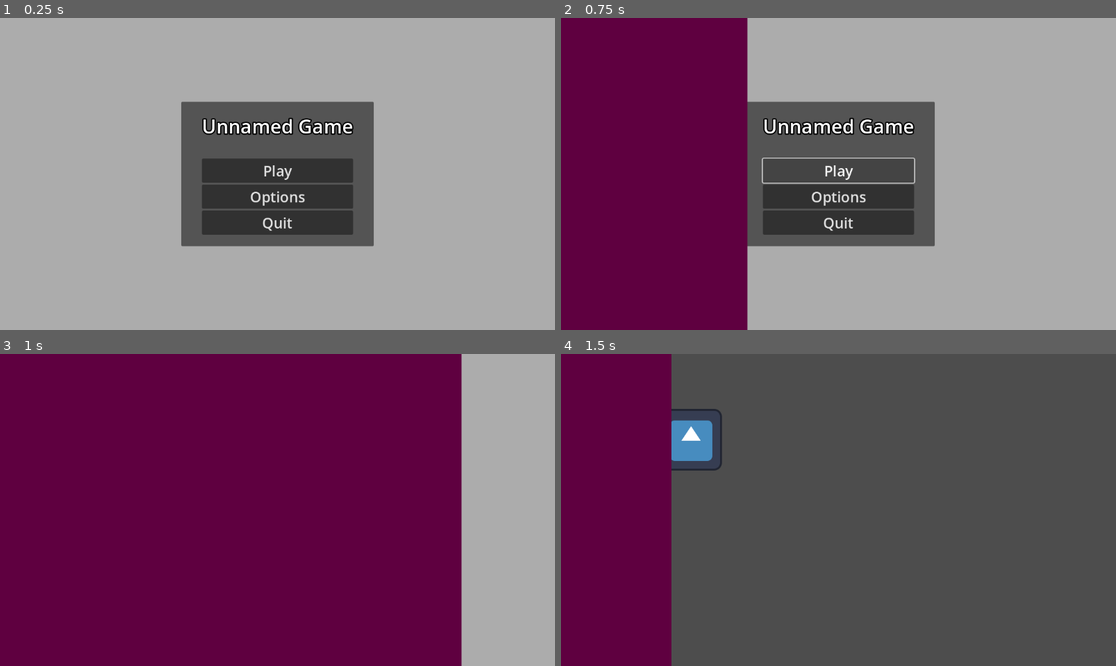
Above: before the commit, frames 1-4 (two rows, left to right).
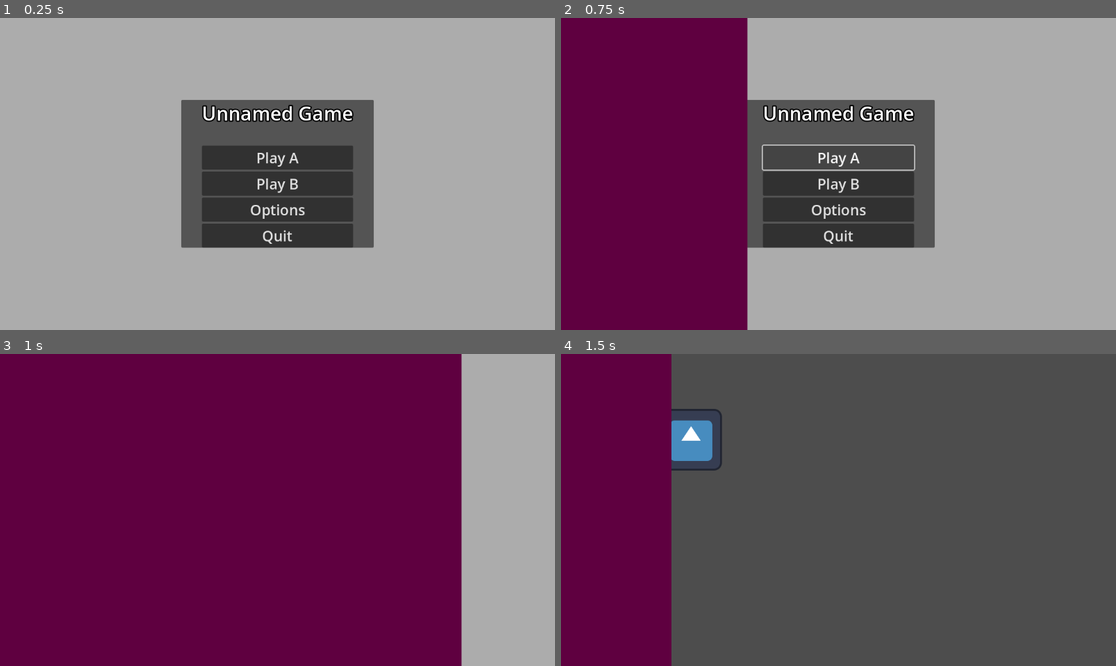
Above: after the commit, the same moments.

Repository: karasikrus/sib_jam_2023
Game: Godot game, scene res://scenes/menu/main_menu.tscn
The game is run twice, just before and just after one commit, with the same random seed, the same clock (stepped at 60 frames per second) and the same inputs. The engine's default icon, where the game draws it, is replaced by a stand-in: a white triangle on a blue panel in a dark square.
Inputs:
- Up to frame 1 (0.25 s): no input
- Up to frame 2 (0.75 s): click "Play" (after the commit: "Play A") at 0.5 s
- Up to frame 3 (1 s): no input
- Up to frame 4 (1.5 s): no input

The runs differ from the first frame. In frame 1, 5.7% of the frame differs, in the area x 32-68%, y 26-74%; in frame 2, 4.9%; in frame 3, nothing differs; in frame 4, nothing differs.

Commit message:
Play B button for second prototype. Project name changed from template

Diff:
--- a/project.godot
+++ b/project.godot
@@ -10,7 +10,8 @@
 
 [application]
 
-config/name="Start And Options"
+config/name="Siberian Game Jam 2023"
+config/description="Game made for Siberian Game Jam 2023"
 run/main_scene="res://scenes/menu/main_menu.tscn"
 config/features=PackedStringArray("4.1", "GL Compatibility")
 config/icon="res://icon.svg"
--- a/scenes/menu/main_menu.gd
+++ b/scenes/menu/main_menu.gd
@@ -4,16 +4,18 @@
 var options_scene = preload("res://scenes/menu/options_menu.tscn")
 
 func _ready():
-	%PlayButton.pressed.connect(on_play_pressed)
+	%PlayButton.pressed.connect(on_play_pressed.bind("res://scenes/main/main.tscn"))
+	%PlayButton2.pressed.connect(on_play_pressed.bind("res://scenes/main/main.tscn"))
 	%OptionsButton.pressed.connect(on_options_pressed)
 	%QuitButton.pressed.connect(on_quit_pressed)
 
 
-func on_play_pressed():
+func on_play_pressed(scene_path):
 	SceneTransition.close_screen()
 	await SceneTransition.transition_halfway
-	get_tree().change_scene_to_file("res://scenes/main/main.tscn")
+	get_tree().change_scene_to_file(scene_path)
 	SceneTransition.open_screen()
+
 
 
 func on_options_pressed():
--- a/scenes/menu/main_menu.tscn
+++ b/scenes/menu/main_menu.tscn
@@ -50,7 +50,14 @@
 custom_minimum_size = Vector2(100, 30)
 layout_mode = 2
 theme_override_font_sizes/font_size = 30
-text = "Play"
+text = "Play A"
+
+[node name="PlayButton2" type="Button" parent="MarginContainer/MenuBox/MarginContainer/VBoxContainer/VBoxContainer"]
+unique_name_in_owner = true
+custom_minimum_size = Vector2(100, 30)
+layout_mode = 2
+theme_override_font_sizes/font_size = 30
+text = "Play B"
 
 [node name="OptionsButton" type="Button" parent="MarginContainer/MenuBox/MarginContainer/VBoxContainer/VBoxContainer"]
 unique_name_in_owner = true
